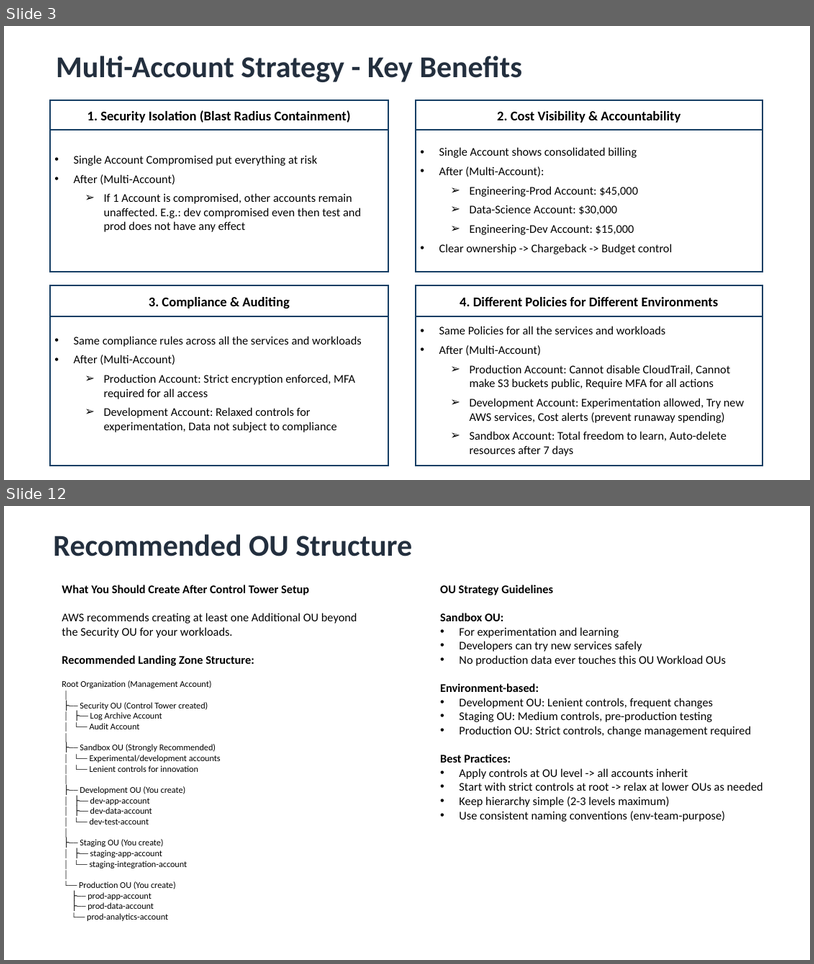
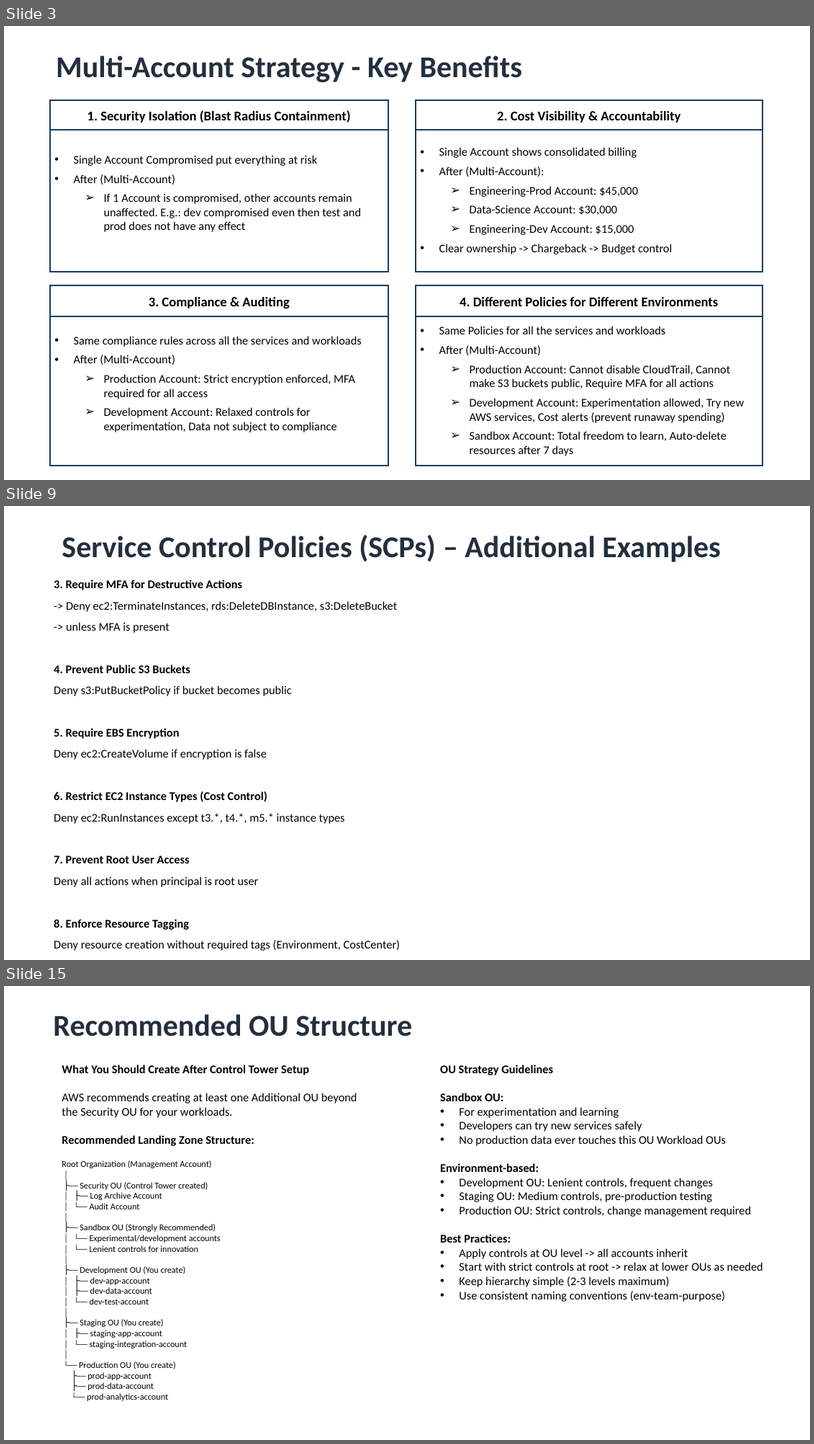
Before and after one commit to Adish786/PPMCAD13, a slide deck: AWS/Multi_Account_Governance&AWS_Control_Tower.pptx. Shown one above the other, each under a label of ours: slides 3 and 12 before the commit, slides 3, 9 and 15 after it; the slides between them are not shown. The pictures are 814x964 and 814x1444 pixels, drawn with LibreOffice and Linux fonts; fonts in the diff are those of the drawing. Boxes give left, top, right and bottom in pixels: in the first picture for what was removed or moved away, otherwise in the second. Text is boxed around its words. In the diff, an @@ line names an element or a change of style, - is before the commit and + after.

```diff
--- a/AWS/Multi_Account_Governance&AWS_Control_Tower.pptx
+++ b/AWS/Multi_Account_Governance&AWS_Control_Tower.pptx
@@ slide 9 added at (4,506,810,960), background #FFFFFF @@
@@ text added at (62,535,721,562), 36 pt, text #232F3E, bold @@
+Service Control Policies (SCPs) – Additional Examples
@@ text added at (54,579,400,950), 14 pt, text #000000 @@
+3. Require MFA for Destructive Actions
+-> Deny ec2:TerminateInstances, rds:DeleteDBInstance, s3:DeleteBucket
+-> unless MFA is present
+4. Prevent Public S3 Buckets
+Deny s3:PutBucketPolicy if bucket becomes public
+5. Require EBS Encryption
+Deny ec2:CreateVolume if encryption is false
+6. Restrict EC2 Instance Types (Cost Control)
+Deny ec2:RunInstances except t3.*, t4.*, m5.* instance types
+7. Prevent Root User Access
+Deny all actions when principal is root user
+8. Enforce Resource Tagging
+Deny resource creation without required tags (Environment, CostCenter)
@@ what was slide 12 is now slide 15 @@
```
Also in this commit, not shown: 10 slides changed, 12 other slides added, 1 other file.
